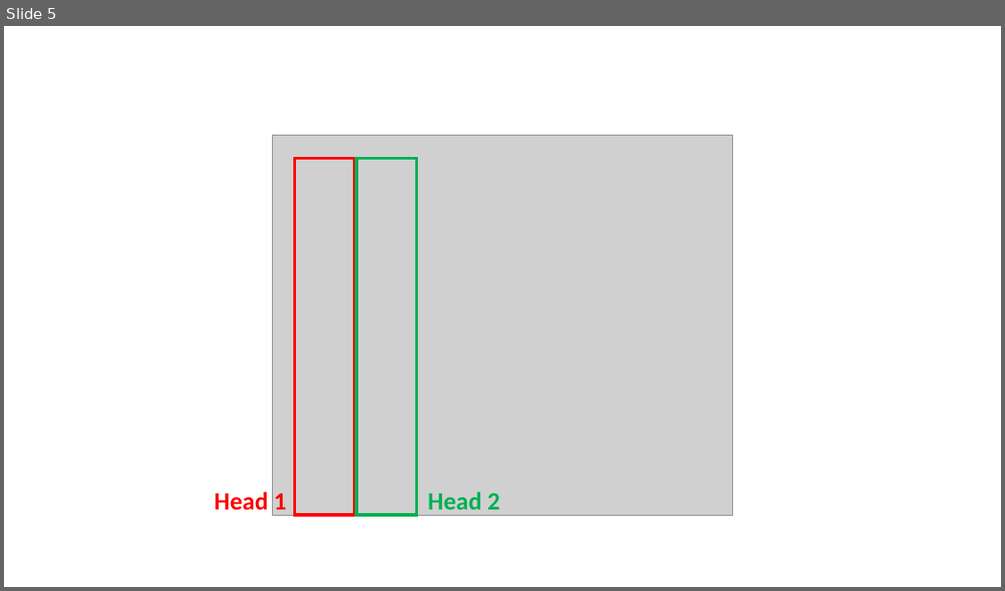
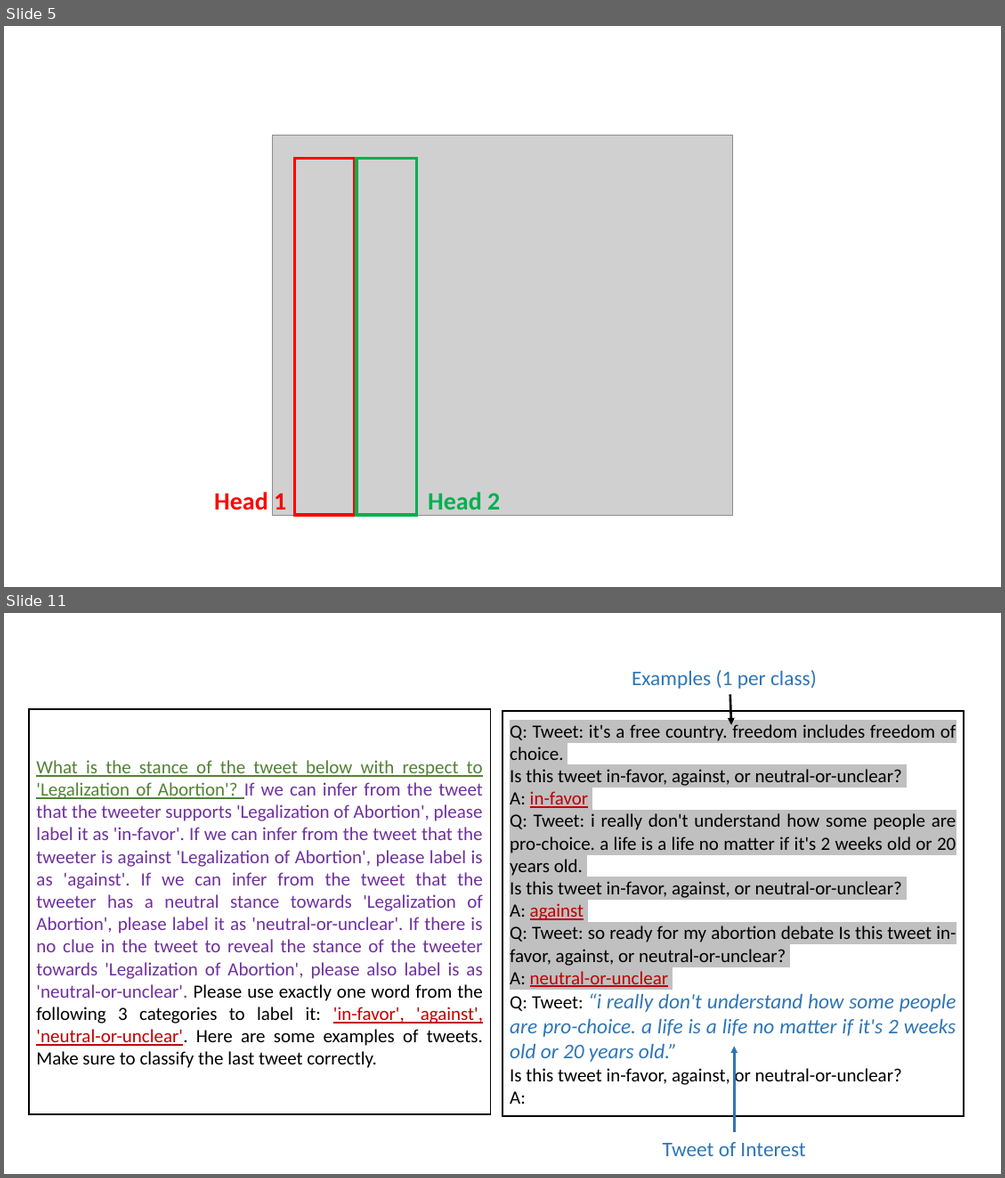
Before and after one commit to yunshiuan/prelim_stance_detection, a slide deck: images/processing_images.pptx. Shown one above the other, each under a label of ours: slide 5 before the commit, slides 5 and 11 after it; the slides between them are not shown. The pictures are 1005x591 and 1005x1178 pixels, drawn with LibreOffice and Linux fonts; fonts in the diff are those of the drawing; grey boxes stand for pictures. Boxes give left, top, right and bottom in pixels: in the first picture for what was removed or moved away, otherwise in the second. Text is boxed around its words. In the diff, an @@ line names an element or a change of style, - is before the commit and + after.

```diff
--- a/images/processing_images.pptx
+++ b/images/processing_images.pptx
@@ slide 11 added at <box>4,613,1001,1174</box>, background #FFFFFF @@
@@ group added at <box>30,670,964,1156</box>: 2 rectangles, 2 texts, 2 arrows @@
+What is the stance of the tweet below with respect to 'Legalization of Abortion'? If we can infer from the tweet that the tweeter supports 'Legalization of Abortion', please label it as 'in-favor'. If we can infer from the tweet that the tweeter is against 'Legalization of Abortion', please label is as 'against'. If we can infer from the tweet that the tweeter has a neutral stance towards 'Legalization of Abortion', please label it as 'neutral-or-unclear'. If there is no clue in the tweet to reveal the stance of the tweeter towards 'Legalization of Abortion', please also label is as 'neutral-or-unclear'. Please use exactly one word from the following 3 categories to label it: 'in-favor', 'against', 'neutral-or-unclear'. Here are some examples of tweets. Make sure to classify the last tweet correctly.
+Q: Tweet: it's a free country. freedom includes freedom of choice.
+Is this tweet in-favor, against, or neutral-or-unclear?
+A: in-favor
+Q: Tweet: i really don't understand how some people are pro-choice. a life is a life no matter if it's 2 weeks old or 20 years old.
+Is this tweet in-favor, against, or neutral-or-unclear?
+A: against
+Q: Tweet: so ready for my abortion debate Is this tweet in-favor, against, or neutral-or-unclear?
+A: neutral-or-unclear
+Q: Tweet: “i really don't understand how some people are pro-choice. a life is a life no matter if it's 2 weeks old or 20 years old.”
+Is this tweet in-favor, against, or neutral-or-unclear?
+A:
+Tweet of Interest
+Examples (1 per class)
```
Also in this commit, not shown: 7 other slides added.
